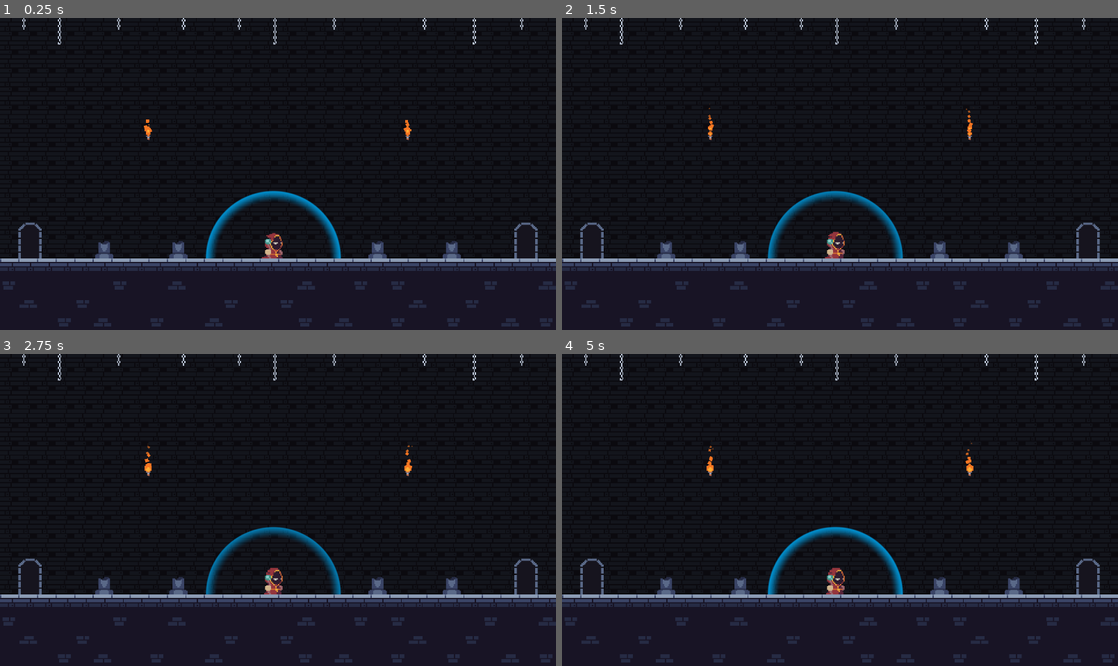
Above: before the commit, frames 1-4 (two rows, left to right).
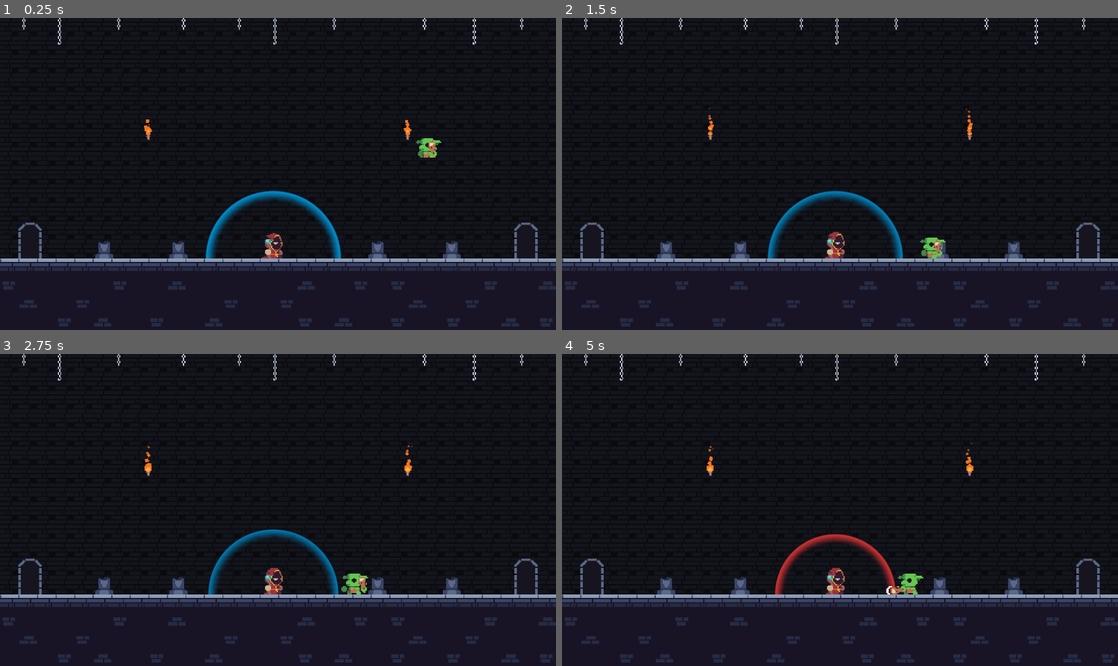
Above: after the commit, the same moments.

Repository: Joao-victor-da-silva/Let_Me_Brew
Game: Godot game, scene res://cenas/jogo.tscn
Same seed, same stepped clock (60 frames per second), same inputs: the game is played once before the commit and once after it.
Inputs:
- Up to frame 1 (0.25 s): no input
- Up to frame 2 (1.5 s): no input
- Up to frame 3 (2.75 s): no input
- Up to frame 4 (5 s): no input

The runs differ from the first frame. In frame 1, 0.2% of the frame differs, in the area x 74-80%, y 38-45%; in frame 2, 0.2%; in frame 3, 1.3%; in frame 4, 1.9%, in the area x 37-65%, y 55-78%.

Commit message:
Movimento e ataque do Goblin, lógica de dano no escudo

Diff:
--- /dev/null
+++ b/cenas/goblin.gd
@@ -0,0 +1 @@
+extends "res://cenas/monstro.gd"
--- /dev/null
+++ b/cenas/goblin.tscn
@@ -0,0 +1,250 @@
+[gd_scene load_steps=31 format=3 uid="uid://dg8xkso3krrth"]
+
+[ext_resource type="Script" uid="uid://conspumor51a" path="res://cenas/monstro.gd" id="1_j68pu"]
+[ext_resource type="Texture2D" uid="uid://yykmgtuct51q" path="res://assets/sprites/GoblinGreen_Walk.png" id="2_5jscv"]
+[ext_resource type="Texture2D" uid="uid://cwdt2u2ax07ox" path="res://assets/sprites/GoblinGreen_Attack.png" id="3_iig2t"]
+[ext_resource type="Texture2D" uid="uid://7jt4rsjiwfqo" path="res://assets/sprites/GoblinGreen_Idle.png" id="4_2xymw"]
+
+[sub_resource type="AtlasTexture" id="AtlasTexture_epdd7"]
+atlas = ExtResource("2_5jscv")
+region = Rect2(0, 0, 48, 48)
+
+[sub_resource type="AtlasTexture" id="AtlasTexture_u8b5n"]
+atlas = ExtResource("2_5jscv")
+region = Rect2(48, 0, 48, 48)
+
+[sub_resource type="AtlasTexture" id="AtlasTexture_i8ndf"]
+atlas = ExtResource("2_5jscv")
+region = Rect2(96, 0, 48, 48)
+
+[sub_resource type="AtlasTexture" id="AtlasTexture_73q4q"]
+atlas = ExtResource("2_5jscv")
+region = Rect2(144, 0, 48, 48)
+
+[sub_resource type="AtlasTexture" id="AtlasTexture_k40nx"]
+atlas = ExtResource("2_5jscv")
+region = Rect2(192, 0, 48, 48)
+
+[sub_resource type="AtlasTexture" id="AtlasTexture_ctiae"]
+atlas = ExtResource("2_5jscv")
+region = Rect2(240, 0, 48, 48)
+
+[sub_resource type="AtlasTexture" id="AtlasTexture_j70hg"]
+atlas = ExtResource("2_5jscv")
+region = Rect2(288, 0, 48, 48)
+
+[sub_resource type="AtlasTexture" id="AtlasTexture_2fg11"]
+atlas = ExtResource("2_5jscv")
+region = Rect2(336, 0, 48, 48)
+
+[sub_resource type="AtlasTexture" id="AtlasTexture_4wttk"]
+atlas = ExtResource("3_iig2t")
+region = Rect2(0, 0, 48, 48)
+
+[sub_resource type="AtlasTexture" id="AtlasTexture_sxk16"]
+atlas = ExtResource("3_iig2t")
+region = Rect2(48, 0, 48, 48)
+
+[sub_resource type="AtlasTexture" id="AtlasTexture_xxp23"]
+atlas = ExtResource("3_iig2t")
+region = Rect2(96, 0, 48, 48)
+
+[sub_resource type="AtlasTexture" id="AtlasTexture_7qj7f"]
+atlas = ExtResource("3_iig2t")
+region = Rect2(144, 0, 48, 48)
+
+[sub_resource type="AtlasTexture" id="AtlasTexture_aa1xc"]
+atlas = ExtResource("3_iig2t")
+region = Rect2(192, 0, 48, 48)
+
+[sub_resource type="AtlasTexture" id="AtlasTexture_t5pj6"]
+atlas = ExtResource("3_iig2t")
+region = Rect2(240, 0, 48, 48)
+
+[sub_resource type="AtlasTexture" id="AtlasTexture_bhmox"]
+atlas = ExtResource("4_2xymw")
+region = Rect2(0, 0, 48, 48)
+
+[sub_resource type="AtlasTexture" id="AtlasTexture_eglvl"]
+atlas = ExtResource("4_2xymw")
+region = Rect2(48, 0, 48, 48)
+
+[sub_resource type="AtlasTexture" id="AtlasTexture_lymvk"]
+atlas = ExtResource("4_2xymw")
+region = Rect2(96, 0, 48, 48)
+
+[sub_resource type="AtlasTexture" id="AtlasTexture_p1h2r"]
+atlas = ExtResource("4_2xymw")
+region = Rect2(144, 0, 48, 48)
+
+[sub_resource type="AtlasTexture" id="AtlasTexture_esaoo"]
+atlas = ExtResource("4_2xymw")
+region = Rect2(192, 0, 48, 48)
+
+[sub_resource type="AtlasTexture" id="AtlasTexture_bli60"]
+atlas = ExtResource("4_2xymw")
+region = Rect2(240, 0, 48, 48)
+
+[sub_resource type="AtlasTexture" id="AtlasTexture_jbtt8"]
+atlas = ExtResource("4_2xymw")
+region = Rect2(288, 0, 48, 48)
+
+[sub_resource type="AtlasTexture" id="AtlasTexture_cp300"]
+atlas = ExtResource("4_2xymw")
+region = Rect2(336, 0, 48, 48)
+
+[sub_resource type="SpriteFrames" id="SpriteFrames_elcf2"]
+animations = [{
+"frames": [{
+"duration": 1.0,
+"texture": SubResource("AtlasTexture_epdd7")
+}, {
+"duration": 1.0,
+"texture": SubResource("AtlasTexture_u8b5n")
+}, {
+"duration": 1.0,
+"texture": SubResource("AtlasTexture_i8ndf")
+}, {
+"duration": 1.0,
+"texture": SubResource("AtlasTexture_73q4q")
+}, {
+"duration": 1.0,
+"texture": SubResource("AtlasTexture_k40nx")
+}, {
+"duration": 1.0,
+"texture": SubResource("AtlasTexture_ctiae")
+}, {
+"duration": 1.0,
+"texture": SubResource("AtlasTexture_j70hg")
+}, {
+"duration": 1.0,
+"texture": SubResource("AtlasTexture_2fg11")
+}],
+"loop": true,
+"name": &"andando",
+"speed": 10.0
+}, {
+"frames": [{
+"duration": 1.0,
+"texture": SubResource("AtlasTexture_4wttk")
+}, {
+"duration": 1.0,
+"texture": SubResource("AtlasTexture_sxk16")
+}, {
+"duration": 1.0,
+"texture": SubResource("AtlasTexture_xxp23")
+}, {
+"duration": 1.0,
+"texture": SubResource("AtlasTexture_7qj7f")
+}, {
+"duration": 1.0,
+"texture": SubResource("AtlasTexture_aa1xc")
+}, {
+"duration": 1.0,
+"texture": SubResource("AtlasTexture_t5pj6")
+}, {
+"duration": 1.0,
+"texture": SubResource("AtlasTexture_4wttk")
+}],
+"loop": false,
+"name": &"ataque",
+"speed": 8.0
+}, {
+"frames": [{
+"duration": 1.0,
+"texture": SubResource("AtlasTexture_bhmox")
+}, {
+"duration": 1.0,
+"texture": SubResource("AtlasTexture_eglvl")
+}, {
+"duration": 1.0,
+"texture": SubResource("AtlasTexture_lymvk")
+}, {
+"duration": 1.0,
+"texture": SubResource("AtlasTexture_p1h2r")
+}, {
+"duration": 1.0,
+"texture": SubResource("AtlasTexture_esaoo")
+}, {
+"duration": 1.0,
+"texture": SubResource("AtlasTexture_bli60")
+}, {
+"duration": 1.0,
+"texture": SubResource("AtlasTexture_jbtt8")
+}, {
+"duration": 1.0,
+"texture": SubResource("AtlasTexture_cp300")
+}],
+"loop": true,
+"name": &"parado",
+"speed": 12.0
+}]
+
+[sub_resource type="RectangleShape2D" id="RectangleShape2D_j68pu"]
+size = Vector2(16, 16)
+
+[sub_resource type="Animation" id="Animation_j68pu"]
+resource_name = "ataque"
+length = 0.75
+tracks/0/type = "method"
+tracks/0/imported = false
+tracks/0/enabled = true
+tracks/0/path = NodePath("Sprite")
+tracks/0/interp = 1
+tracks/0/loop_wrap = true
+tracks/0/keys = {
+"times": PackedFloat32Array(0),
+"transitions": PackedFloat32Array(1),
+"values": [{
+"args": [&"ataque", 1.0, false],
+"method": &"play"
+}]
+}
+tracks/1/type = "method"
+tracks/1/imported = false
+tracks/1/enabled = true
+tracks/1/path = NodePath(".")
+tracks/1/interp = 1
+tracks/1/loop_wrap = true
+tracks/1/keys = {
+"times": PackedFloat32Array(0.5),
+"transitions": PackedFloat32Array(1),
+"values": [{
+"args": [],
+"method": &"ataque"
+}]
+}
+
+[sub_resource type="AnimationLibrary" id="AnimationLibrary_5jscv"]
+_data = {
+&"ataque": SubResource("Animation_j68pu")
+}
+
+[node name="Goblin" type="CharacterBody2D"]
+collision_layer = 8
+collision_mask = 3
+script = ExtResource("1_j68pu")
+
+[node name="Sprite" type="AnimatedSprite2D" parent="."]
+texture_filter = 1
+position = Vector2(0, -9)
+sprite_frames = SubResource("SpriteFrames_elcf2")
+animation = &"ataque"
+autoplay = "parado"
+frame = 6
+frame_progress = 1.0
+metadata/_edit_lock_ = true
+
+[node name="CollisionShape2D" type="CollisionShape2D" parent="."]
+position = Vector2(0, -8)
+shape = SubResource("RectangleShape2D_j68pu")
+metadata/_edit_lock_ = true
+
+[node name="TimerAtaque" type="Timer" parent="."]
+wait_time = 1.25
+one_shot = true
+
+[node name="AnimationPlayer" type="AnimationPlayer" parent="."]
+libraries = {
+&"": SubResource("AnimationLibrary_5jscv")
+}
--- /dev/null
+++ b/cenas/jogo.gd
@@ -0,0 +1,3 @@
+extends Node2D
+
+# Logica dos rounds, spawn de monstros vai aqui
--- a/cenas/jogo.tscn
+++ b/cenas/jogo.tscn
@@ -1,11 +1,43 @@
-[gd_scene load_steps=3 format=3 uid="uid://c4xv1ryc5mhif"]
+[gd_scene load_steps=7 format=3 uid="uid://c4xv1ryc5mhif"]
 
+[ext_resource type="Script" uid="uid://bltim5nr3rmtn" path="res://cenas/jogo.gd" id="1_bkotw"]
 [ext_resource type="PackedScene" uid="uid://c1c5sbup2ejfk" path="res://cenas/mago.tscn" id="1_k46e6"]
 [ext_resource type="PackedScene" uid="uid://bymer1w1owwpa" path="res://cenas/castelo.tscn" id="2_32vai"]
+[ext_resource type="PackedScene" uid="uid://dg8xkso3krrth" path="res://cenas/goblin.tscn" id="3_1frua"]
+
+[sub_resource type="RectangleShape2D" id="RectangleShape2D_1frua"]
+size = Vector2(576, 80)
+
+[sub_resource type="RectangleShape2D" id="RectangleShape2D_bkotw"]
+size = Vector2(48, 208)
 
 [node name="Jogo" type="Node2D"]
+script = ExtResource("1_bkotw")
+metadata/_edit_lock_ = true
+
+[node name="StaticBody" type="StaticBody2D" parent="."]
+collision_mask = 8
+metadata/_edit_lock_ = true
+
+[node name="1" type="CollisionShape2D" parent="StaticBody"]
+position = Vector2(240, 248)
+shape = SubResource("RectangleShape2D_1frua")
+metadata/_edit_lock_ = true
+
+[node name="2" type="CollisionShape2D" parent="StaticBody"]
+position = Vector2(-24, 104)
+shape = SubResource("RectangleShape2D_bkotw")
+metadata/_edit_lock_ = true
+
+[node name="3" type="CollisionShape2D" parent="StaticBody"]
+position = Vector2(504, 104)
+shape = SubResource("RectangleShape2D_bkotw")
+metadata/_edit_lock_ = true
 
 [node name="Castelo" parent="." instance=ExtResource("2_32vai")]
 
 [node name="Mago" parent="." instance=ExtResource("1_k46e6")]
 position = Vector2(236, 208)
+
+[node name="Goblin" parent="." instance=ExtResource("3_1frua")]
+position = Vector2(379, 111)
--- /dev/null
+++ b/cenas/mago.gd
@@ -0,0 +1,42 @@
+extends Node2D
+
+const TAMANHO_MAXIMO_ESCUDO = 70.0
+const COR_ESCUDO_NORMAL = Color("0098db")
+const COR_ESCUDO_DANIFICADO = Color("db3535")
+
+@onready var escudo = $Escudo
+
+var tamanho_escudo : float = 70.0
+var vida_atual : float = 200.0
+var timer_flash : float = 0.0
+
+func _ready():
+	Globals.inimigo_atacou.connect(tomar_dano)
+
+func _physics_process(delta):
+	# Atualizar cor do escudo
+	timer_flash -= delta
+	if timer_flash > 0.0:
+		set_cor_escudo(COR_ESCUDO_DANIFICADO)
+	else:
+		set_cor_escudo(COR_ESCUDO_NORMAL)
+
+	# Atualizar tamanho do escudo
+	if vida_atual > 100.0:
+		tamanho_escudo = lerp(20.0, 70.0, (vida_atual - 100.0) / 100.0)
+		escudo.scale = Vector2.ONE * 64.0 * tamanho_escudo / TAMANHO_MAXIMO_ESCUDO
+	else:
+		escudo.visible = false
+
+	Globals.posicao_player = global_position
+	Globals.tamanho_escudo = tamanho_escudo
+
+func tomar_dano(dano):
+	timer_flash = 0.2
+	if vida_atual > 100.0:
+		vida_atual = clamp(vida_atual - dano, 100.0, 200.0)
+	else:
+		vida_atual -= dano
+
+func set_cor_escudo(cor: Color):
+	escudo.material.set_shader_parameter("shield_color", cor)
--- a/cenas/mago.tscn
+++ b/cenas/mago.tscn
@@ -1,7 +1,8 @@
-[gd_scene load_steps=12 format=3 uid="uid://c1c5sbup2ejfk"]
+[gd_scene load_steps=13 format=3 uid="uid://c1c5sbup2ejfk"]
 
 [ext_resource type="Shader" uid="uid://r2dej8e6fvkm" path="res://assets/shaders/barreira.gdshader" id="1_0b7qp"]
 [ext_resource type="Texture2D" uid="uid://341mtqdrnyt4" path="res://assets/sprites/quadrado.png" id="1_axpp8"]
+[ext_resource type="Script" uid="uid://h3e3scwyulh2" path="res://cenas/mago.gd" id="1_h3r2y"]
 [ext_resource type="Texture2D" uid="uid://dpsovyqj7j0g4" path="res://assets/sprites/Mage_idle.png" id="1_sgq7f"]
 
 [sub_resource type="ShaderMaterial" id="ShaderMaterial_h3r2y"]
@@ -59,7 +60,8 @@
 "speed": 8.0
 }]
 
-[node name="Mago" type="Node2D"]
+[node name="Mago" type="Node2D" groups=["mago"]]
+script = ExtResource("1_h3r2y")
 
 [node name="Escudo" type="Sprite2D" parent="."]
 z_index = -1
@@ -67,6 +69,7 @@
 material = SubResource("ShaderMaterial_h3r2y")
 scale = Vector2(64, 64)
 texture = ExtResource("1_axpp8")
+metadata/_edit_lock_ = true
 
 [node name="Sprite" type="AnimatedSprite2D" parent="."]
 texture_filter = 1
@@ -75,3 +78,4 @@
 animation = &"idle"
 autoplay = "idle"
 frame_progress = 0.981142
+metadata/_edit_lock_ = true
--- /dev/null
+++ b/cenas/monstro.gd
@@ -0,0 +1,32 @@
+extends CharacterBody2D
+
+const gravity = 300.0
+const speed = 40.0
+const dano = 5
+
+@onready var sprite = $Sprite
+@onready var timer_ataque = $TimerAtaque
+@onready var animation_player = $AnimationPlayer
+
+func _process(delta):
+	# Animações
+	if abs(velocity.x) > 0.0:
+		sprite.scale.x = sign(velocity.x)
+
+	if timer_ataque.is_stopped():
+		sprite.play("andando")
+
+func _physics_process(delta):
+	if timer_ataque.is_stopped():
+		var distancia_player = abs(Globals.posicao_player.x - global_position.x)
+		if distancia_player > Globals.tamanho_escudo:
+			var direcao_player = sign(Globals.posicao_player.x - global_position.x)
+			velocity.x = speed * direcao_player
+			velocity.y += gravity * delta
+			move_and_slide()
+		else:
+			timer_ataque.start()
+			animation_player.play("ataque")
+
+func ataque():
+	Globals.inimigo_atacou.emit(dano)
--- a/cenas/tocha.tscn
+++ b/cenas/tocha.tscn
@@ -123,5 +123,5 @@
 sprite_frames = SubResource("SpriteFrames_g24m8")
 animation = &"aceso"
 autoplay = "aceso"
-frame_progress = 0.552323
+frame_progress = 0.55393
 metadata/_edit_lock_ = true
--- a/project.godot
+++ b/project.godot
@@ -18,6 +18,7 @@
 [autoload]
 
 Utils="*res://scripts/globais/utils.gd"
+Globals="*res://scripts/globais/globals.gd"
 
 [display]
 
@@ -26,6 +27,10 @@
 window/size/window_width_override=960
 window/size/window_height_override=540
 window/stretch/mode="canvas_items"
+
+[global_group]
+
+mago=""
 
 [input]
 
--- /dev/null
+++ b/scripts/globais/globals.gd
@@ -0,0 +1,6 @@
+extends Node
+
+signal inimigo_atacou(dano)
+
+var posicao_player : Vector2
+var tamanho_escudo : float
Binary file added: assets/sprites/GoblinGreen_Attack.png
Not shown, changed: assets/sprites/GoblinGreen_Attack.png.import
Binary file added: assets/sprites/GoblinGreen_Idle.png
Not shown, added: assets/sprites/GoblinGreen_Idle.png.import
Binary file added: assets/sprites/GoblinGreen_Walk.png
Not shown, added: assets/sprites/GoblinGreen_Walk.png.import
Binary file removed: assets/sprites/Sheet_GoblinGreen.png
Not shown, added: cenas/goblin.gd.uid
Not shown, added: cenas/jogo.gd.uid
Not shown, added: cenas/mago.gd.uid
Not shown, added: cenas/monstro.gd.uid
Not shown, added: scripts/globais/globals.gd.uid
